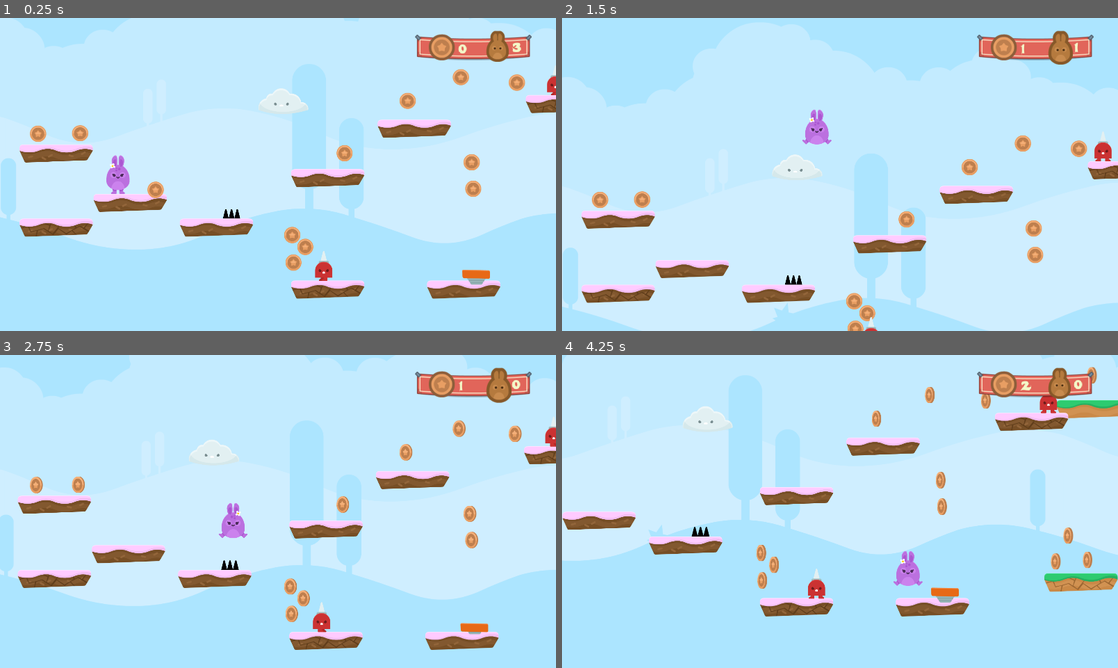
Above: before the commit, frames 1-4 (two rows, left to right).
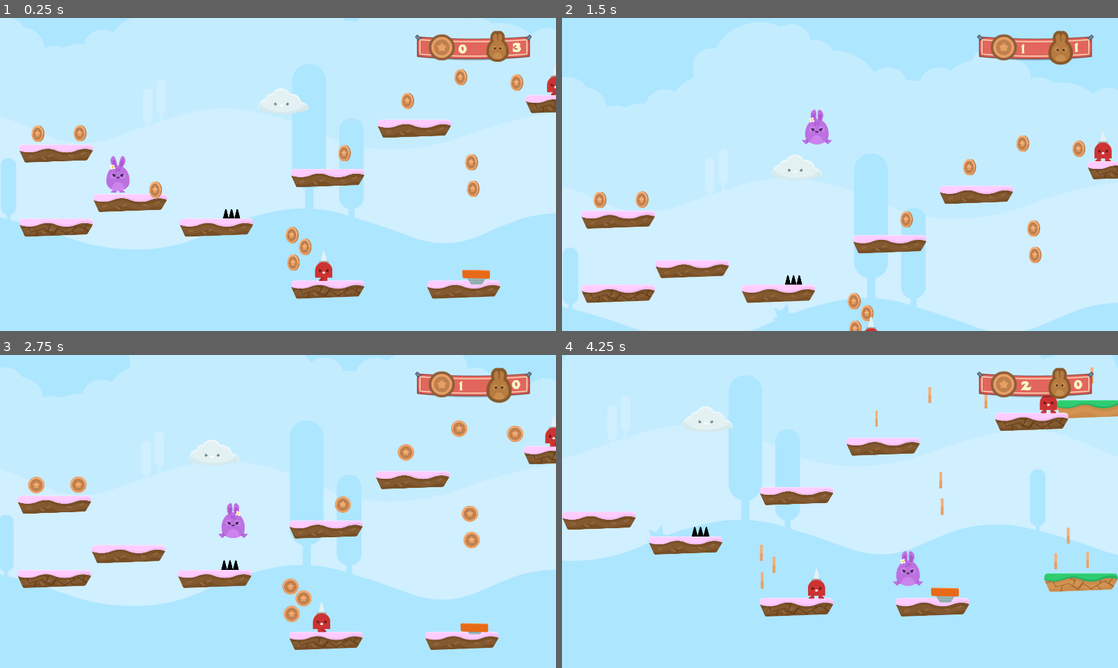
Above: after the commit, the same moments.

Repository: DiscoveringGodot/3_Hoppy_Days
Game: Godot game, scene res://Levels/Level 1.tscn
Two runs of this game, one before a commit and one after it. Both use one fixed random seed, a clock stepped at 60 frames per second and the inputs below.
Inputs:
- Up to frame 1 (0.25 s): no input
- Up to frame 2 (1.5 s): hold Right (ui_right) from 0.53 s (still down); tap Up (ui_up) at 0.77 s
- Up to frame 3 (2.75 s): tap Up (ui_up) at 1.52 s; release Right (ui_right) at 2.03 s; hold Left (ui_left) from 2.03 s (still down)
- Up to frame 4 (4.25 s): release Left (ui_left) at 2.78 s; hold Right (ui_right) from 2.78 s (still down); tap Up (ui_up) at 3.02, 3.77 s

The runs differ from the first frame. In frame 1, 0.8% of the frame differs, in the area x 5-95%, y 16-81%; in frame 2, 0.6%; in frame 3, 0.6%; in frame 4, 0.8%, in the area x 35-97%, y 3-75%.

Commit message:
removed Tween and added AnimationPlayer functionality

Diff:
--- a/Levels/Level 1.tscn
+++ b/Levels/Level 1.tscn
@@ -53,7 +53,7 @@
 "values": [ "walk", "stand", "walk", "stand", "walk" ]
 }
 
-[node name="Level 1" type="Node2D" index="0"]
+[node name="Level 1" type="Node2D"]
 
 [node name="TileMap" type="TileMap" parent="." index="0"]
 
@@ -70,16 +70,16 @@
 collision_use_kinematic = false
 collision_friction = 1.0
 collision_bounce = 0.0
-collision_layer = 1
+collision_layer = 2
 collision_mask = 1
 occluder_light_mask = 1
 format = 1
 tile_data = PoolIntArray( -982981, 0, 0, -589739, 4, 0, -393146, 2, 0, -327582, 4, 0, -196562, 2, 0, -196526, 5, 0, -13 …(269 unchanged characters)…
+_sections_unfolded = [ "Collision" ]
 
 [node name="Player" parent="." index="1" instance=ExtResource( 2 )]
 
 position = Vector2( 511.967, 280.915 )
-collision_layer = 15
 
 [node name="Camera2D" parent="Player" index="4" instance=ExtResource( 3 )]
 
@@ -88,15 +88,12 @@
 [node name="SpikesTop" parent="Spikes" index="0" instance=ExtResource( 4 )]
 
 position = Vector2( 1100.24, 488.118 )
-collision_layer = 9
-collision_mask = 9
+collision_mask = 8
 script = null
 _sections_unfolded = [ "Collision", "Pickable", "Z Index" ]
 
 [node name="Coins" type="Node2D" parent="." index="3"]
 
-editor/display_folded = true
-
 [node name="Coin" parent="Coins" index="0" instance=ExtResource( 5 )]
 
 position = Vector2( 705.815, 360.76 )
@@ -293,13 +290,11 @@
 
 position = Vector2( 2366.08, 813.406 )
 collision_layer = 2
-_sections_unfolded = [ "Collision" ]
 
 [node name="JumpPad2" parent="JumpPads" index="1" instance=ExtResource( 8 )]
 
 position = Vector2( 4423.5, 807.827 )
 collision_layer = 2
-_sections_unfolded = [ "Collision" ]
 
 [node name="Portal" parent="." index="6" instance=ExtResource( 9 )]
 
@@ -312,8 +307,6 @@
 [connection signal="life_up" from="Player" to="Player/Camera2D" method="_on_Player_life_up"]
 
 [connection signal="body_shape_entered" from="Spikes/SpikesTop" to="Player" method="take_damage"]
-
-[connection signal="Coin_Pickup" from="Coins/Coin" to="Player" method="_on_Coin_Coin_Pickup"]
 
 [connection signal="Coin_Pickup" from="Coins/Coin2" to="Player" method="_on_Coin_Coin_Pickup"]
 
--- a/Sub Scenes/Coin.tscn
+++ b/Sub Scenes/Coin.tscn
@@ -1,11 +1,10 @@
-[gd_scene load_steps=8 format=2]
+[gd_scene load_steps=10 format=2]
 
 [ext_resource path="res://scripts/Coin.gd" type="Script" id=1]
 [ext_resource path="res://gfx/Items/bronze_1.png" type="Texture" id=2]
 [ext_resource path="res://gfx/Items/bronze_2.png" type="Texture" id=3]
 [ext_resource path="res://gfx/Items/bronze_3.png" type="Texture" id=4]
 [ext_resource path="res://gfx/Items/bronze_4.png" type="Texture" id=5]
-
 
 [sub_resource type="SpriteFrames" id=1]
 
@@ -21,7 +20,59 @@
 custom_solver_bias = 0.0
 radius = 43.0
 
-[node name="Coin" type="Area2D"]
+[sub_resource type="Animation" id=3]
+
+resource_name = "die"
+length = 0.5
+loop = false
+step = 0.1
+tracks/0/type = "value"
+tracks/0/path = NodePath("AnimatedSprite:scale")
+tracks/0/interp = 1
+tracks/0/loop_wrap = true
+tracks/0/imported = false
+tracks/0/enabled = true
+tracks/0/keys = {
+"times": PoolRealArray( 0, 0.2, 0.5 ),
+"transitions": PoolRealArray( 1, 1, 1 ),
+"update": 0,
+"values": [ Vector2( 1, 1 ), Vector2( 1.5, 1.5 ), Vector2( 0.1, 0.1 ) ]
+}
+tracks/1/type = "method"
+tracks/1/path = NodePath(".")
+tracks/1/interp = 1
+tracks/1/loop_wrap = true
+tracks/1/imported = false
+tracks/1/enabled = true
+tracks/1/keys = {
+"times": PoolRealArray( 0.5 ),
+"transitions": PoolRealArray( 1 ),
+"values": [ {
+"args": [  ],
+"method": "die"
+} ]
+}
+
+[sub_resource type="Animation" id=4]
+
+resource_name = "idle"
+length = 0.1
+loop = false
+step = 0.1
+tracks/0/type = "value"
+tracks/0/path = NodePath("AnimatedSprite:scale")
+tracks/0/interp = 1
+tracks/0/loop_wrap = true
+tracks/0/imported = false
+tracks/0/enabled = true
+tracks/0/keys = {
+"times": PoolRealArray( 0 ),
+"transitions": PoolRealArray( 1 ),
+"update": 0,
+"values": [ Vector2( 1, 1 ) ]
+}
+
+[node name="Coin" type="Area2D" index="0"]
 
 input_pickable = true
 gravity_vec = Vector2( 0, 1 )
@@ -41,7 +92,7 @@
 
 frames = SubResource( 1 )
 animation = "default"
-frame = 4
+frame = 3
 playing = true
 _sections_unfolded = [ "Transform" ]
 
@@ -50,11 +101,13 @@
 visible = false
 shape = SubResource( 2 )
 
-[node name="Tween" type="Tween" parent="." index="2"]
+[node name="AnimationPlayer" type="AnimationPlayer" parent="." index="2"]
 
-repeat = false
+root_node = NodePath("..")
+autoplay = ""
 playback_process_mode = 1
+playback_default_blend_time = 0.0
 playback_speed = 1.0
-playback/active = false
-playback/repeat = false
-playback/speed = 1.0
+anims/die = SubResource( 3 )
+anims/idle = SubResource( 4 )
+blend_times = [  ]
--- a/Sub Scenes/Player.tscn
+++ b/Sub Scenes/Player.tscn
@@ -3,10 +3,10 @@
 [ext_resource path="res://scripts/Player.gd" type="Script" id=1]
 [ext_resource path="res://gfx/Players/bunny2_ready.png" type="Texture" id=2]
 [ext_resource path="res://gfx/Players/bunny2_stand.png" type="Texture" id=3]
-[ext_resource path="res://gfx/Players/bunny2_jump.png" type="Texture" id=4]
-[ext_resource path="res://gfx/Players/bunny2_hurt.png" type="Texture" id=5]
-[ext_resource path="res://gfx/Players/bunny2_walk1.png" type="Texture" id=6]
-[ext_resource path="res://gfx/Players/bunny2_walk2.png" type="Texture" id=7]
+[ext_resource path="res://gfx/Players/bunny2_walk1.png" type="Texture" id=4]
+[ext_resource path="res://gfx/Players/bunny2_walk2.png" type="Texture" id=5]
+[ext_resource path="res://gfx/Players/bunny2_hurt.png" type="Texture" id=6]
+[ext_resource path="res://gfx/Players/bunny2_jump.png" type="Texture" id=7]
 [ext_resource path="res://SFX/coin_SFX.wav" type="AudioStream" id=8]
 [ext_resource path="res://SFX/jump1.ogg" type="AudioStream" id=9]
 [ext_resource path="res://SFX/lose5.ogg" type="AudioStream" id=10]
@@ -19,20 +19,20 @@
 "name": "idle",
 "speed": 5.0
 }, {
-"frames": [ ExtResource( 4 ) ],
+"frames": [ ExtResource( 4 ), ExtResource( 5 ) ],
 "loop": true,
-"name": "jump",
-"speed": 5.0
+"name": "walk",
+"speed": 15.0
 }, {
-"frames": [ ExtResource( 5 ) ],
+"frames": [ ExtResource( 6 ) ],
 "loop": true,
 "name": "hurt",
 "speed": 5.0
 }, {
-"frames": [ ExtResource( 6 ), ExtResource( 7 ) ],
+"frames": [ ExtResource( 7 ) ],
 "loop": true,
-"name": "walk",
-"speed": 15.0
+"name": "jump",
+"speed": 5.0
 } ]
 
 [sub_resource type="CapsuleShape2D" id=2]
@@ -54,6 +54,7 @@
 
 frames = SubResource( 1 )
 animation = "idle"
+frame = 1
 playing = true
 
 [node name="CollisionShape2D" type="CollisionShape2D" parent="." index="1"]
@@ -94,5 +95,5 @@
 enabled = true
 exclude_parent = true
 cast_to = Vector2( 0, 105 )
-collision_mask = 1
+collision_mask = 2
 _sections_unfolded = [ "Transform" ]
--- a/project.godot
+++ b/project.godot
@@ -21,7 +21,6 @@
 window/size/test_width=1920
 window/size/test_height=1080
 window/dpi/allow_hidpi=true
-window/vsync/use_vsync=false
 window/stretch/mode="viewport"
 
 [importer_defaults]
@@ -75,4 +74,5 @@
 
 [rendering]
 
+quality/intended_usage/framebuffer_allocation=0
 quality/2d/use_pixel_snap=true
--- a/scripts/Coin.gd
+++ b/scripts/Coin.gd
@@ -2,25 +2,18 @@
 
 signal Coin_Pickup
 
-var taken = false # may not be needed if we destroy the coin once it's hit
-#onready var tween = get_node("Tween") # not being used, delete
+var taken = false # ensure the coin doesn't increment while despawning
 
-func _process(delta):
-	if taken == true: # reduces indentation
-		return
+func _ready():
+	$AnimationPlayer.play("idle")
+	connect("body_entered", get_parent().get_parent().get_node("Player"), "_on_coin_pickup")
 
+func _physics_process(delta):
 	var bodies = get_overlapping_bodies()
-	for body in bodies: # look for alternative to searching all bodies every frame. Is there a collision message / signal?
-		if body.name == "Player":
-			tween()
-			emit_signal("Coin_Pickup")
+	for body in bodies:
+		if not taken:
 			taken = true
+			$AnimationPlayer.play("die")
 
-func tween():
-	$Tween.interpolate_property(
-		$AnimatedSprite, "scale", Vector2(1,1), Vector2(0,0),
-		0.3, Tween.TRANS_QUAD, Tween.EASE_IN, 0)
-	$Tween.start()
-
-func _on_Tween_tween_completed(object, key):
-	queue_free() # nice habit
+func die():
+	queue_free()
--- a/scripts/Player.gd
+++ b/scripts/Player.gd
@@ -59,7 +59,7 @@
 	if not $RayCast2D.is_colliding():
 		current_animation = "jump"
 
-func _on_Coin_Coin_Pickup():
+func _on_coin_pickup(body):
 	coin_count += 1
 	$Coin_sfx.play()
 	emit_signal("coin_up")
